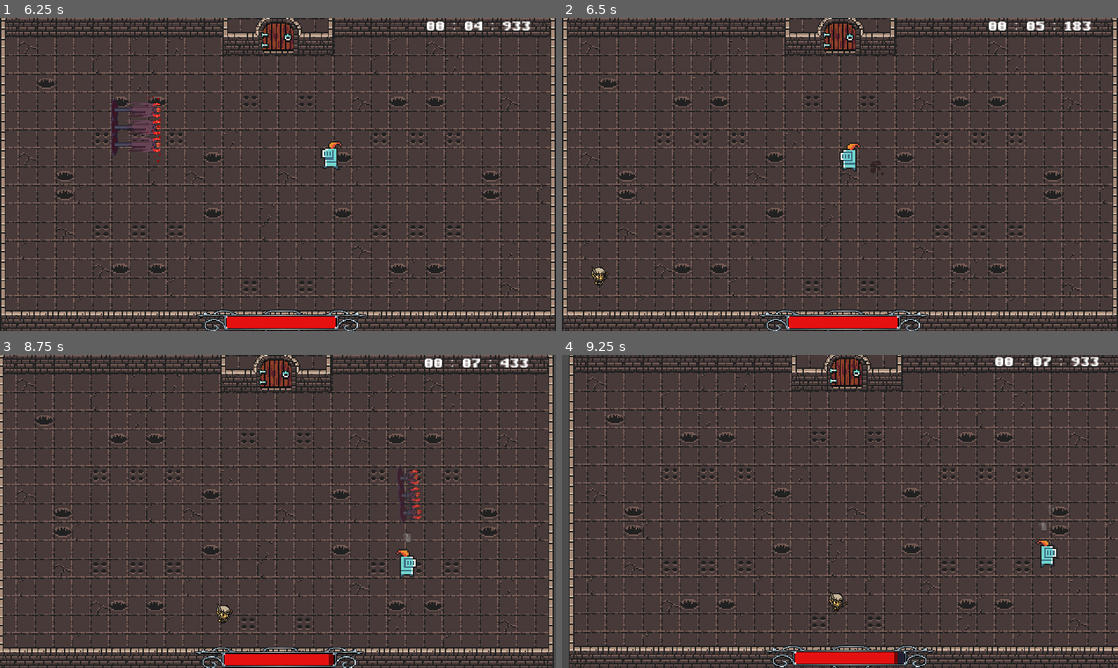
Above: before the commit, frames 1-4 (two rows, left to right).
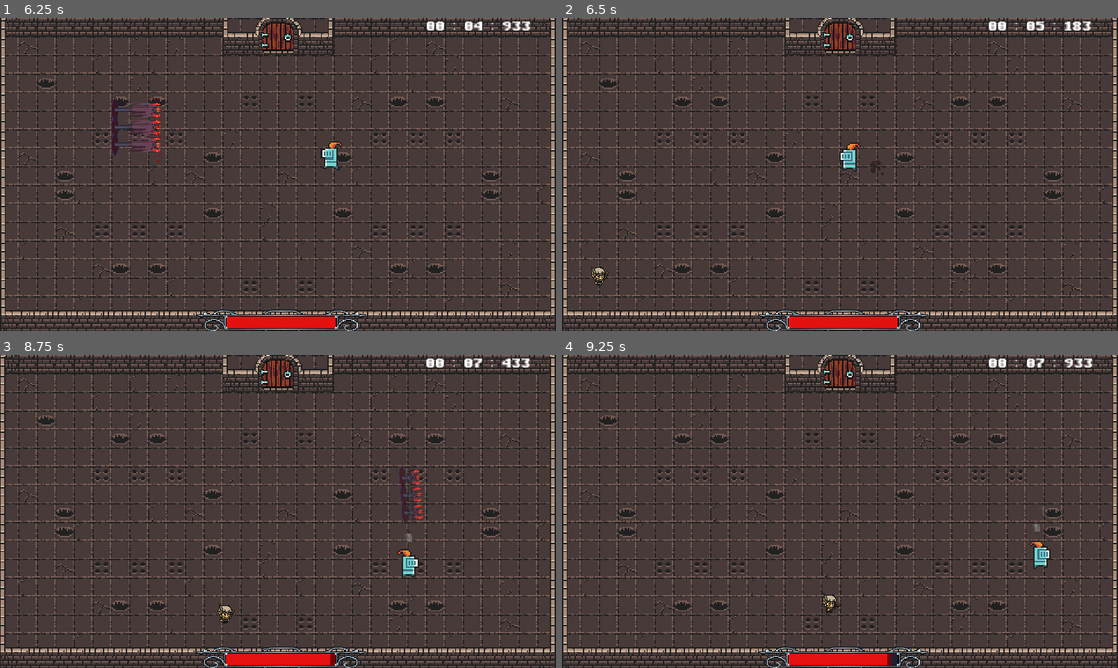
Above: after the commit, the same moments.

Repository: Thomas-Raveneau/SocialDungeons
Game: Godot game, scene res://Scenes/Menus/Main/Main.tscn
Same seed, same stepped clock (60 frames per second), same inputs: the game is played once before the commit and once after it.
Inputs (mouse positions are in pixels of both pictures, inside the frame that each line leads up to):
- Up to frame 1 (6.25 s): click (278, 143) at 0.5 s; click "Current highscore for Dungeon…" at 1.25 s; move the mouse to (511, 30) at 2.02 s; hold D (move_right) 2.03-2.78 s; tap Shift (action_dash) at 2.1, 4.35 s; move the mouse to (166, 190) at 2.77 s; hold S (move_down) 2.78-3.53 s; click (166, 190) at 2.85 s; move the mouse to (333, 105) at 3.52 s; hold D (move_right) 3.53-4.28 s; hold A (action_spell_02) 3.53-4.28 s; move the mouse to (250, 237) at 4.27 s; hold Z (move_up) 4.28-5.03 s; move the mouse to (444, 221) at 5.02 s; hold Q (move_left) from 5.03 s (still down); click (444, 221) at 5.1 s; move the mouse to (111, 127) at 5.77 s; tap A (action_spell_02) at 5.85 s
- Up to frame 2 (6.5 s): keep holding Q (move_left)
- Up to frame 3 (8.75 s): move the mouse to (305, 511) at 6.52 s; release Q (move_left) at 6.53 s; hold S (move_down) 6.53-7.28 s; tap Shift (action_dash) at 6.6 s; move the mouse to (194, 433) at 7.27 s; hold D (move_right) 7.28-8.03 s; click (194, 433) at 7.35 s; move the mouse to (400, 495) at 8.02 s; hold Z (move_up) from 8.03 s (still down); hold A (action_spell_02) from 8.03 s (still down)
- Up to frame 4 (9.25 s): move the mouse to (728, 527) at 8.77 s; release Z (move_up) at 8.78 s; release A (action_spell_02) at 8.78 s; hold D (move_right) from 8.78 s (still down); tap Shift (action_dash) at 8.85 s

Frame 1 is identical in both runs. In frame 2, less than 0.1% of the frame differs, in the area x 5-9%, y 79-86%; in frame 3, 24%; in frame 4, 39%, in the area x 0-100%, y 0-100%.

Commit message:
[ADD] - Mobs knockback

Diff:
--- a/Scenes/Mobs/AMonster.gd
+++ b/Scenes/Mobs/AMonster.gd
@@ -36,7 +36,8 @@
 	_handle_death()
 
 func _handle_damage_animation(damage_orientation : Vector2) -> void:
-	move_and_slide(damage_orientation.normalized() * KNOCKBACK_FORCE)
+	velocity = move_and_slide(damage_orientation.normalized() * 1000)
+	pass
 
 ############################# PUBLIC METHODS ###################################
 
--- a/Scenes/Mobs/Mage.gd
+++ b/Scenes/Mobs/Mage.gd
@@ -39,7 +39,6 @@
 		_handle_collision()
 
 func _handle_movement():
-	velocity = Vector2.ZERO
 	if target:
 		if !in_range_of_attack:
 			velocity = position.direction_to(target.position) * SPEED
--- a/Scenes/Mobs/Mage.tscn
+++ b/Scenes/Mobs/Mage.tscn
@@ -114,7 +114,7 @@
 [node name="Animation" type="AnimatedSprite" parent="."]
 frames = SubResource( 1 )
 animation = "idle"
-frame = 9
+frame = 7
 playing = true
 
 [node name="Hitbox" type="CollisionShape2D" parent="."]
--- a/Scenes/Mobs/WalkingMan.gd
+++ b/Scenes/Mobs/WalkingMan.gd
@@ -28,7 +28,6 @@
 		_handle_collision()
 
 func _handle_movement():
-	velocity = Vector2.ZERO
 	if target:
 		velocity = position.direction_to(target.position) * SPEED
 	velocity = move_and_slide(velocity)
--- a/Scenes/Mobs/Warrior.gd
+++ b/Scenes/Mobs/Warrior.gd
@@ -35,7 +35,6 @@
 		_handle_collision()
 
 func _handle_movement() -> void:
-	velocity = Vector2.ZERO
 	if target and !is_attacking:
 		velocity = position.direction_to(target.position) * SPEED
 	elif is_dashing:
--- a/Scenes/Mobs/Warrior.tscn
+++ b/Scenes/Mobs/Warrior.tscn
@@ -129,7 +129,7 @@
 [node name="Animation" type="AnimatedSprite" parent="."]
 frames = SubResource( 1 )
 animation = "idle"
-frame = 9
+frame = 11
 playing = true
 
 [node name="Hitbox" type="CollisionShape2D" parent="."]
--- a/Scenes/Player/Player.gd
+++ b/Scenes/Player/Player.gd
@@ -95,7 +95,7 @@
 		velocity = move_and_slide(velocity * 100)
 	else:
 		velocity = move_and_slide(knockback * 100)
-		camera.add_trauma(0.05)
+		camera.add_trauma(0.03)
 
 	_handle_collisions()
 
Binary file changed: Assets/lightning1.png
Binary file changed: Assets/lightning2.png
Binary file changed: Assets/lightning3.png
Binary file changed: Assets/lightning4.png
Binary file changed: Assets/lightning5.png
Binary file changed: Assets/lightning6.png
Binary file changed: Assets/lightning7.png
Binary file changed: Assets/lightning8.png
